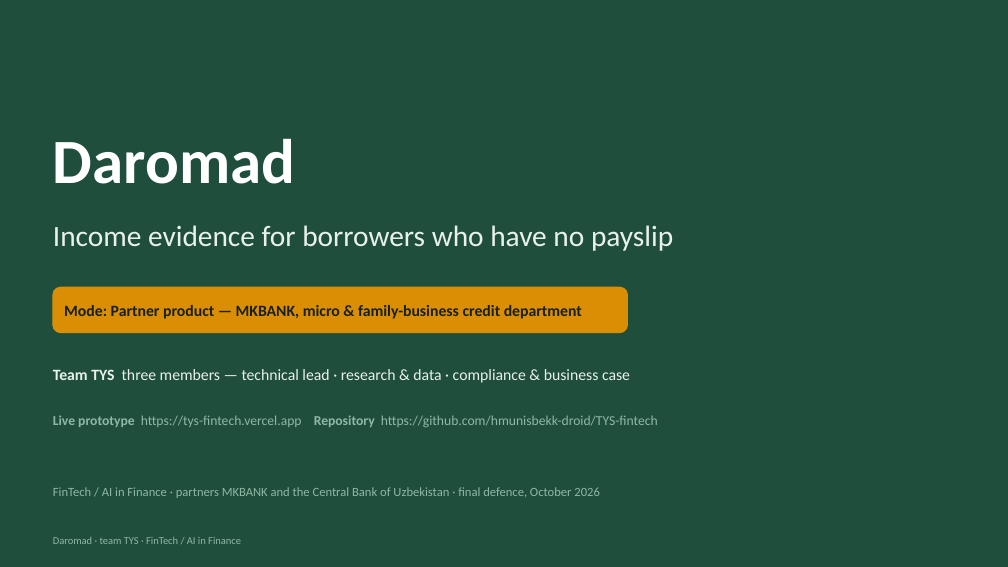
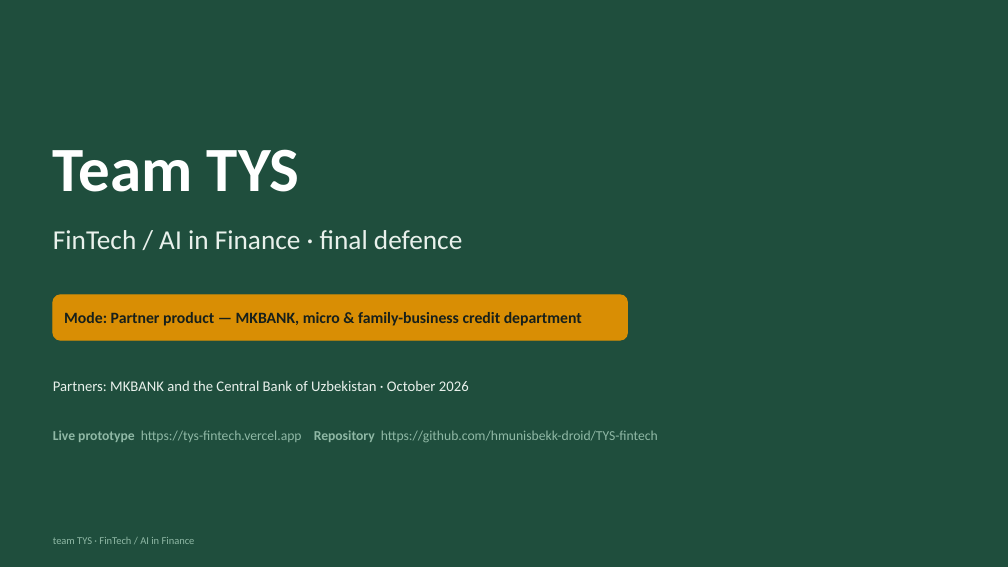
Before and after one commit to hmunisbekk-droid/TYS-fintech, a slide deck: slide 1 of deck/Daromad_TYS_deck.pptx. Drawn at 1008x567 pixels with LibreOffice and Linux fonts; fonts in the diff are those of the drawing. Boxes give left, top, right and bottom in pixels: in the first picture for what was removed or moved away, otherwise in the second. Text is boxed around its words. In the diff, an @@ line names an element or a change of style, - is before the commit and + after.

```diff
--- a/deck/Daromad_TYS_deck.pptx
+++ b/deck/Daromad_TYS_deck.pptx
@@ text at [53, 149, 300, 192]: text changed @@
-Daromad
+Team TYS
@@ text at [53, 230, 462, 249]: text changed; size 28 to 26 pt @@
-Income evidence for borrowers who have no payslip
+FinTech / AI in Finance · final defence
@@ rounded rectangle: place and size @@
-rounded rectangle at [53, 287, 628, 333]
+rounded rectangle at [53, 295, 628, 340]
@@ text "Mode: Partner product — MKBANK, ...": place and size @@
-text "Mode: Partner product — MKBANK, ..." at [64, 305, 582, 319]
+text "Mode: Partner product — MKBANK, ..." at [64, 312, 582, 326]
@@ text at [53, 380, 469, 391]: text changed; size 15 to 14 pt @@
-Team TYS three members — technical lead · research & data · compliance & business case
+Partners: MKBANK and the Central Bank of Uzbekistan · October 2026
@@ text "Live prototype https://tys-fintech.vercel.app Repository htt ...": place and size @@
-text "Live prototype https://tys-fintech.vercel.app Repository htt ..." at [53, 415, 658, 427]
+text "Live prototype https://tys-fintech.vercel.app Repository htt ..." at [53, 430, 658, 442]
@@ text removed at [53, 487, 600, 498] @@
-FinTech / AI in Finance · partners MKBANK and the Central Bank of Uzbekistan · final defence, October 2026
@@ text at [53, 537, 195, 544]: text changed @@
-Daromad · team TYS · FinTech / AI in Finance
+team TYS · FinTech / AI in Finance
```
Also in this commit, not shown: 1 other slide changed, 6 other files.
